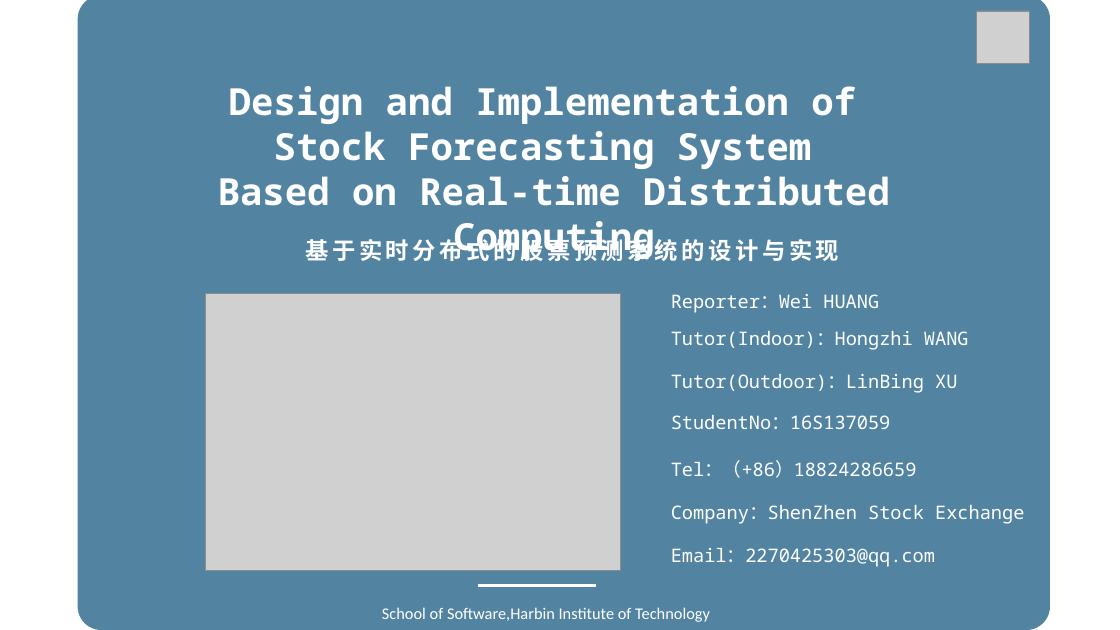
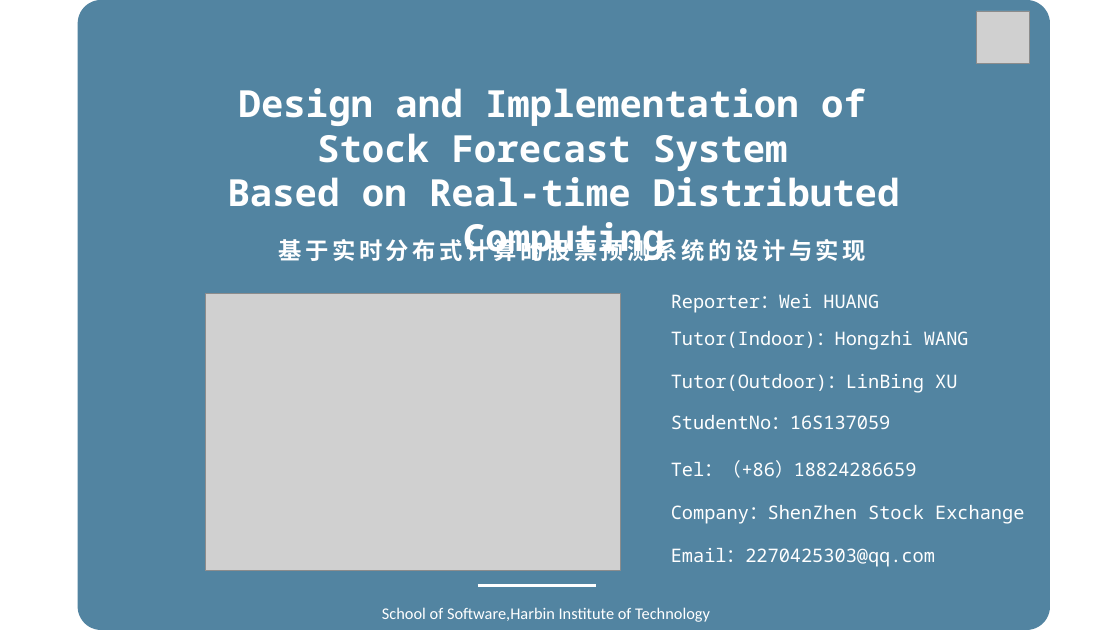
Before and after one commit to xiaopangwei/hitdb-stock-forecast-parent, a slide deck: slide 1 of document/opening/论文.pptx. Drawn at 1120x630 pixels with LibreOffice and Linux fonts; fonts in the diff are those of the drawing; grey boxes stand for pictures. Boxes give left, top, right and bottom in pixels: in the first picture for what was removed or moved away, otherwise in the second. Text is boxed around its words. In the diff, an @@ line names an element or a change of style, - is before the commit and + after.

```diff
--- a/document/opening/论文.pptx
+++ b/document/opening/论文.pptx
@@ text "Design and Implementation of": place and size @@
-text "Design and Implementation of" at [218, 86, 889, 206]
+text "Design and Implementation of" at [227, 88, 899, 207]
@@ text at [317, 133, 787, 171]: text changed @@
-Stock Forecasting System
+Stock Forecast System
@@ text at [278, 236, 867, 261]: text changed @@
-基于实时分布式的股票预测系统的设计与实现
+基于实时分布式计算的股票预测系统的设计与实现
```
Also in this commit, not shown: 10 other slides changed, 1 slide added, 33 other files.
